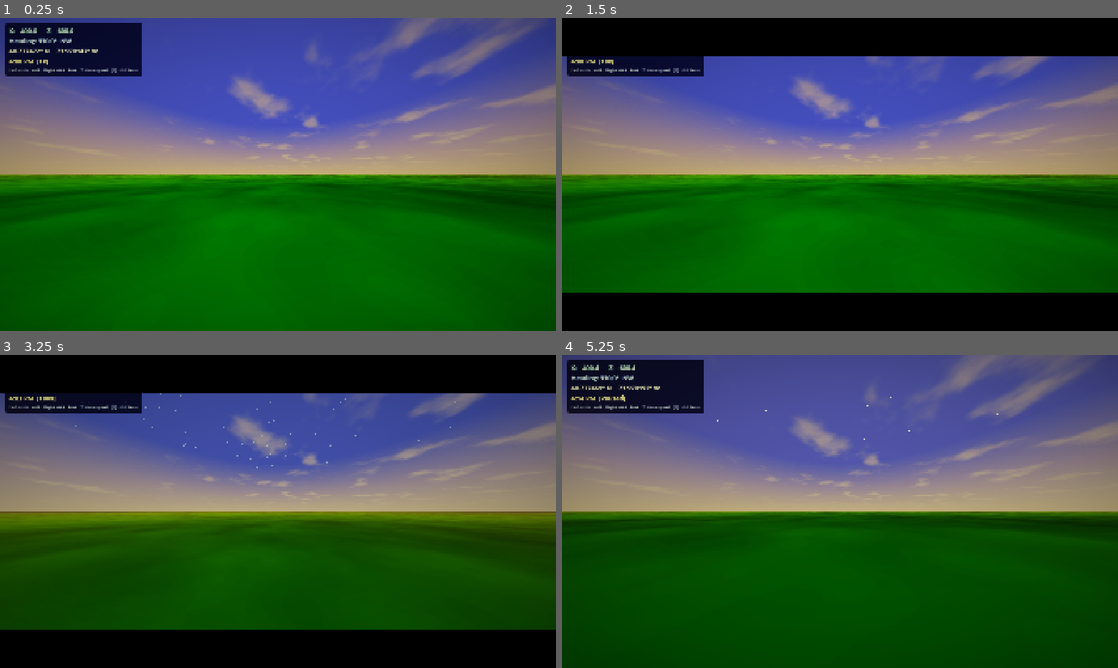
Above: before the commit, frames 1-4 (two rows, left to right).
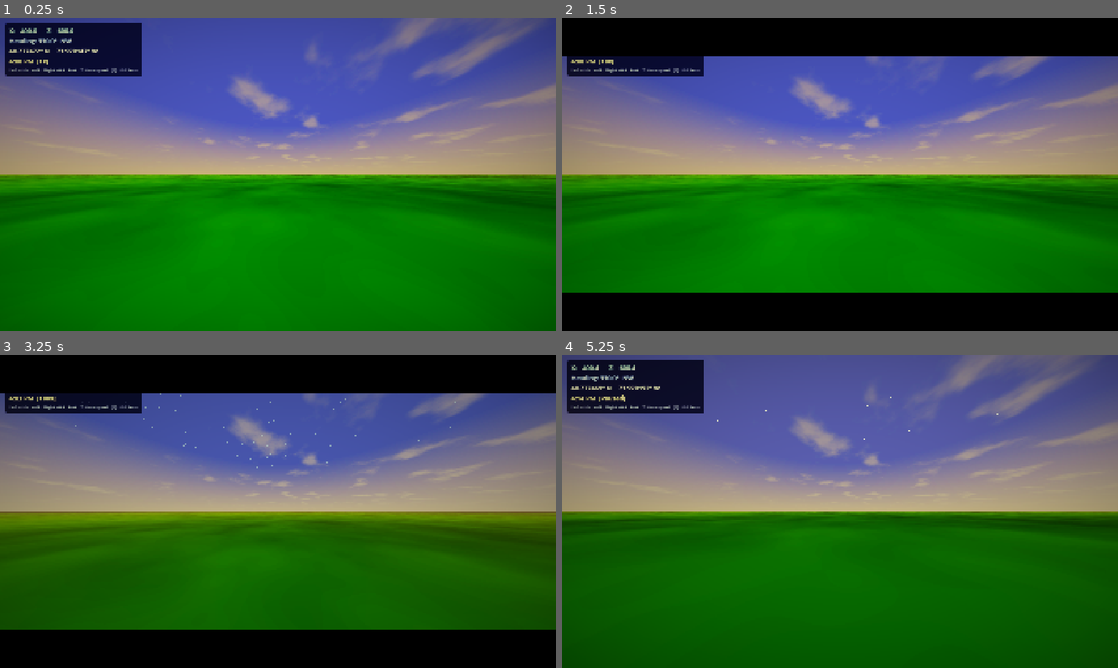
Above: after the commit, the same moments.

Repository: Central-Park-Walk/central-park-walk
Game: Godot game, scene res://main.tscn
Same seed, same stepped clock (60 frames per second), same inputs: the game is played once before the commit and once after it.
Inputs (mouse positions are in pixels of both pictures, inside the frame that each line leads up to):
- Up to frame 1 (0.25 s): no input
- Up to frame 2 (1.5 s): tap Enter at 0.5 s; move the mouse to (962, 158) at 0.52 s; hold D 0.53-1.28 s; tap T at 0.6 s; click (962, 158) at 0.67 s; tap Space at 1.25 s; move the mouse to (728, 190) at 1.27 s; hold S from 1.28 s (still down); tap L at 1.35 s
- Up to frame 3 (3.25 s): tap Enter at 2 s; move the mouse to (333, 442) at 2.02 s; release S at 2.03 s; hold D 2.03-2.78 s; tap P at 2.1 s; move the mouse to (250, 574) at 2.77 s; hold W from 2.78 s (still down); tap T at 2.85 s; click (250, 574) at 2.92 s
- Up to frame 4 (5.25 s): move the mouse to (1006, 558) at 3.52 s; release W at 3.53 s; hold A 3.53-5.03 s; tap L at 3.6 s; move the mouse to (673, 464) at 4.27 s; tap P at 4.35 s; tap Space at 5 s; move the mouse to (867, 511) at 5.02 s; hold S from 5.03 s (still down); tap T at 5.1 s; click (867, 511) at 5.17 s

The runs differ from the first frame. In frame 1, 5.7% of the frame differs, in the area x 14-92%, y 51-95%; in frame 2, 5.3%; in frame 3, 0.1%; in frame 4, 7.1%, in the area x 18-82%, y 51-83%.

Commit message:
Reduce lens distortion, brighten golden hour forest interior
- Barrel distortion 0.25→0.08, chromatic aberration 0.004→0.0015
- Golden hour: ambient energy 0.55→0.80, SSAO 2.5→1.8, SSIL 0.6→0.8
- Brightness 0.88→0.92, contrast 1.10→1.08 — lifts shaded canopy areas

Co-Authored-By: Claude Opus 4.6 <noreply@anthropic.com>

Diff:
--- a/main.gd
+++ b/main.gd
@@ -769,8 +769,8 @@
 		"gnd_horizon":    Color(0.42, 0.32, 0.20),
 		"sun_angle_max":  5.0,
 		"sun_curve":      0.08,
-		"ambient_color":  Color(0.42, 0.32, 0.22),
-		"ambient_energy": 0.55,
+		"ambient_color":  Color(0.48, 0.38, 0.26),
+		"ambient_energy": 0.80,
 		"exposure":       0.70,
 		"white":          6.0,
 		"glow_intensity": 0.7,
@@ -779,12 +779,12 @@
 		"glow_threshold": 0.65,
 		"glow_cap":       5.0,
 		"ssao_radius":    2.0,
-		"ssao_intensity": 2.5,
+		"ssao_intensity": 1.8,
 		"ssao_power":     1.9,
-		"ssil_intensity": 0.6,
+		"ssil_intensity": 0.8,
 		"saturation":     1.10,
-		"contrast":       1.10,
-		"brightness":     0.88,
+		"contrast":       1.08,
+		"brightness":     0.92,
 		"fog_color":      Color(0.68, 0.52, 0.38),
 		"fog_energy":     0.6,
 		"fog_scatter":    0.25,
@@ -2366,8 +2366,8 @@
 	lens_shader.code = """shader_type canvas_item;
 
 uniform sampler2D screen_tex : hint_screen_texture, filter_linear_mipmap;
-uniform float barrel_strength = 0.25;
-uniform float chroma_strength = 0.004;
+uniform float barrel_strength = 0.08;
+uniform float chroma_strength = 0.0015;
 
 void fragment() {
 	vec2 uv = SCREEN_UV - 0.5;
